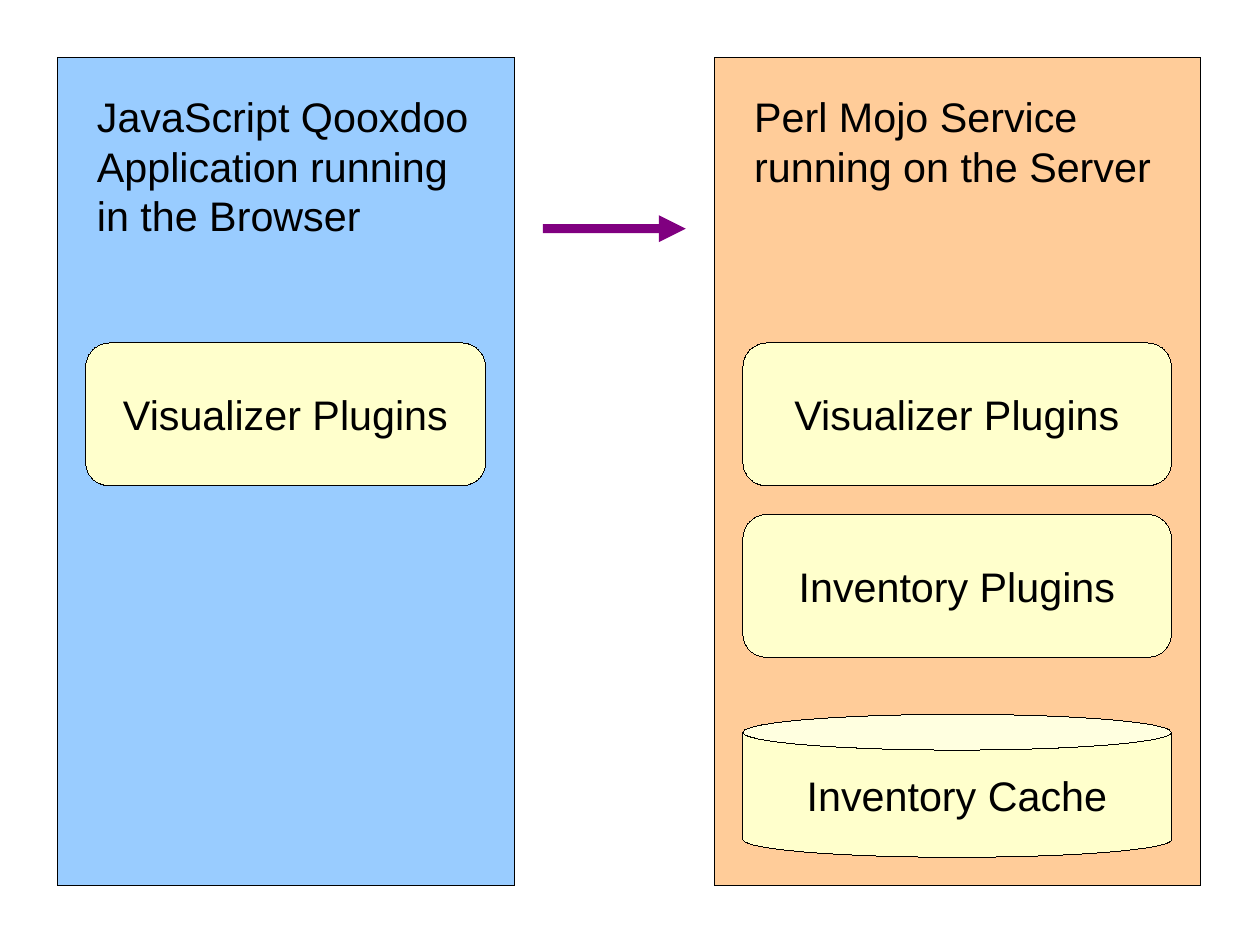
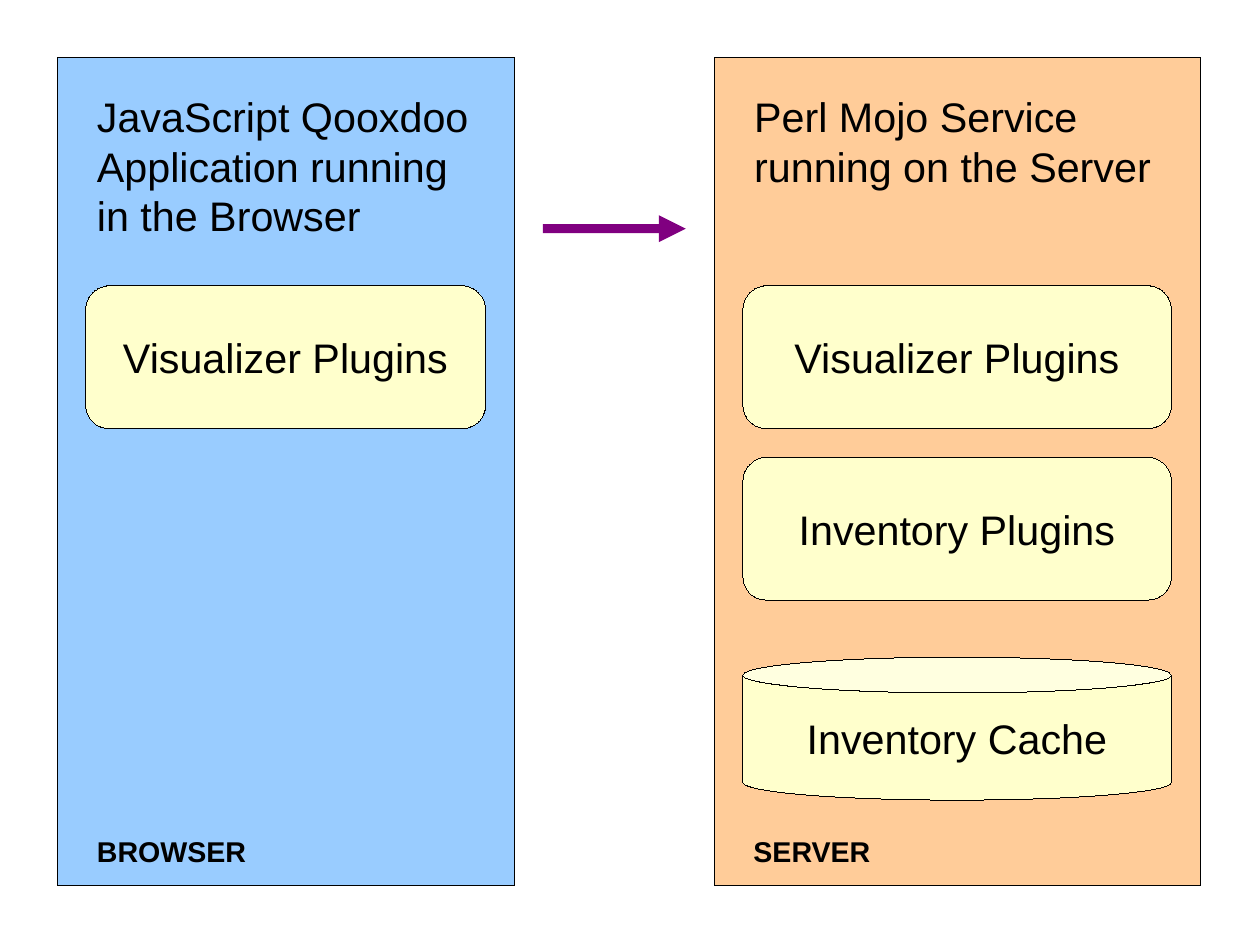
Before and after one commit to oetiker/extopus, a slide deck: slide 15 of PR/extopus-netnod-2011-10.odp. Drawn at 1260x945 pixels with LibreOffice and Linux fonts; fonts in the diff are those of the drawing. Boxes give left, top, right and bottom in pixels: in the first picture for what was removed or moved away, otherwise in the second. Text is boxed around its words. In the diff, an @@ line names an element or a change of style, - is before the commit and + after.

```diff
--- a/PR/extopus-netnod-2011-10.odp
+++ b/PR/extopus-netnod-2011-10.odp
@@ rounded rectangle "Visualizer Plugins" moved from (x1=86, y1=343, x2=486, y2=486) to (x1=86, y1=286, x2=486, y2=429) @@
@@ rounded rectangle "Visualizer Plugins" moved from (x1=743, y1=343, x2=1172, y2=486) to (x1=743, y1=286, x2=1172, y2=429) @@
@@ rounded rectangle "Inventory Plugins" moved from (x1=743, y1=515, x2=1172, y2=657) to (x1=743, y1=457, x2=1172, y2=600) @@
@@ cylinder "Inventory Cache" moved from (x1=743, y1=715, x2=1172, y2=858) to (x1=743, y1=657, x2=1172, y2=800) @@
@@ text added at (x1=97, y1=842, x2=246, y2=863), 18 pt, text #000000, bold @@
+BROWSER
@@ text added at (x1=753, y1=842, x2=870, y2=863), 18 pt, text #000000, bold @@
+SERVER
```
Also in this commit, not shown: 5 other slides changed.
